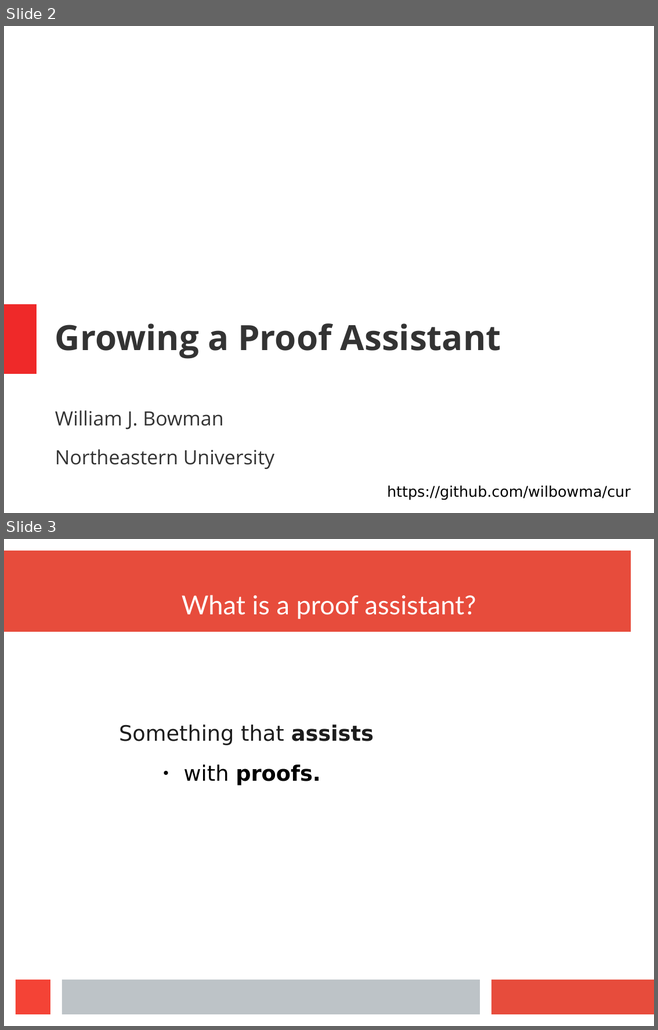
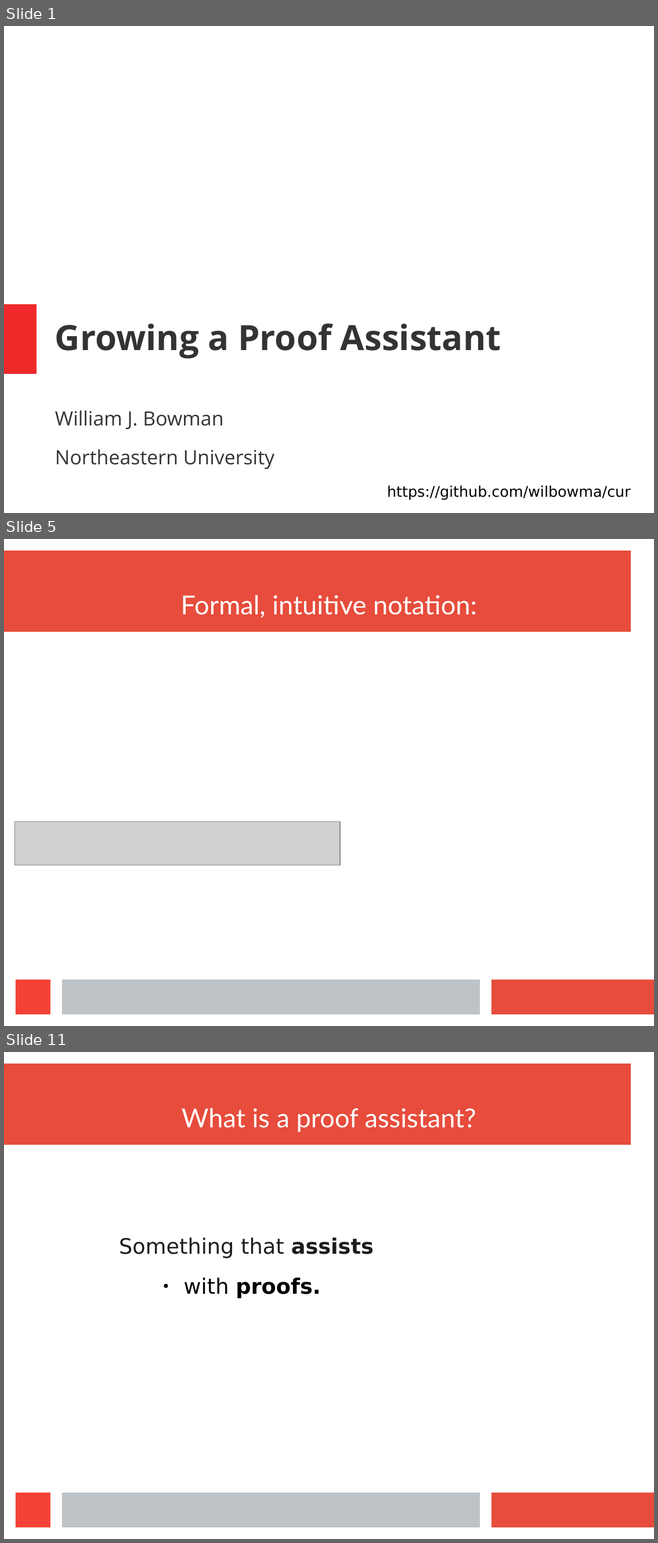
Before and after one commit to wilbowma/cur, a slide deck: hope-2016/slides.odp. Shown one above the other, each under a label of ours: slides 2 and 3 before the commit, slides 1, 5 and 11 after it; the slides between them are not shown. The pictures are 658x1030 and 658x1543 pixels, drawn with LibreOffice and Linux fonts; fonts in the diff are those of the drawing; grey boxes stand for pictures. Boxes give left, top, right and bottom in pixels: in the first picture for what was removed or moved away, otherwise in the second. Text is boxed around its words. In the diff, an @@ line names an element or a change of style, - is before the commit and + after.

```diff
--- a/hope-2016/slides.odp
+++ b/hope-2016/slides.odp
@@ slide 5 added at (4, 539, 654, 1026), background #FFFFFF; not listed: 4 template elements that a slide beside it also shows @@
@@ title added at (181, 595, 477, 618), 32 pt, text #FFFFFF @@
+Formal, intuitive notation:
@@ picture added at (14, 822, 340, 866) @@
@@ what was slide 2 is now slide 1 @@
@@ what was slide 3 is now slide 11 @@
```
Also in this commit, not shown: 10 slides changed, 8 other slides added, 2 slides removed.
